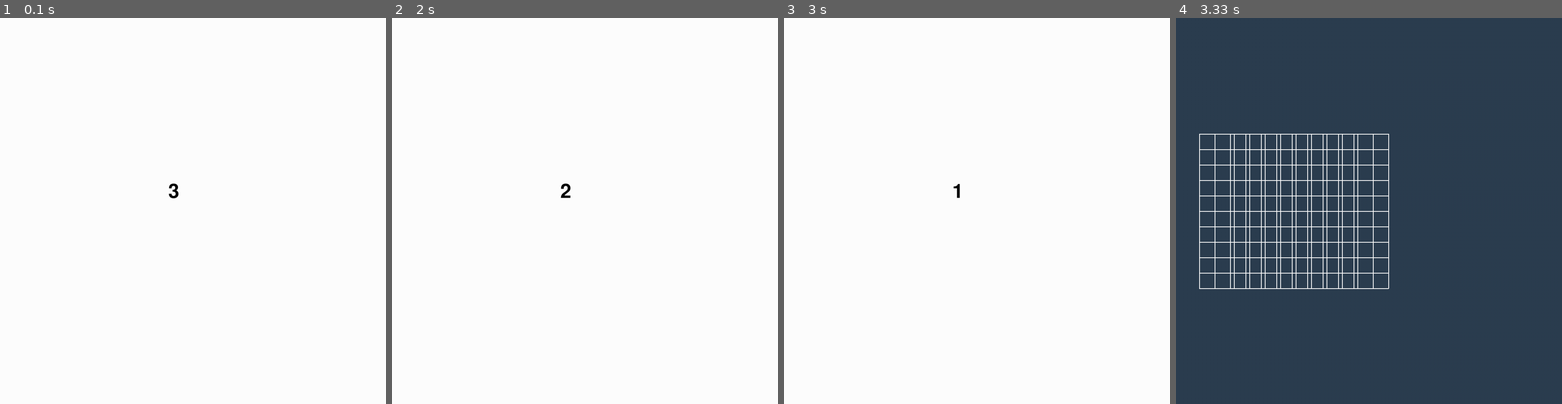
Above: before the commit, frames 1-4 (left to right).
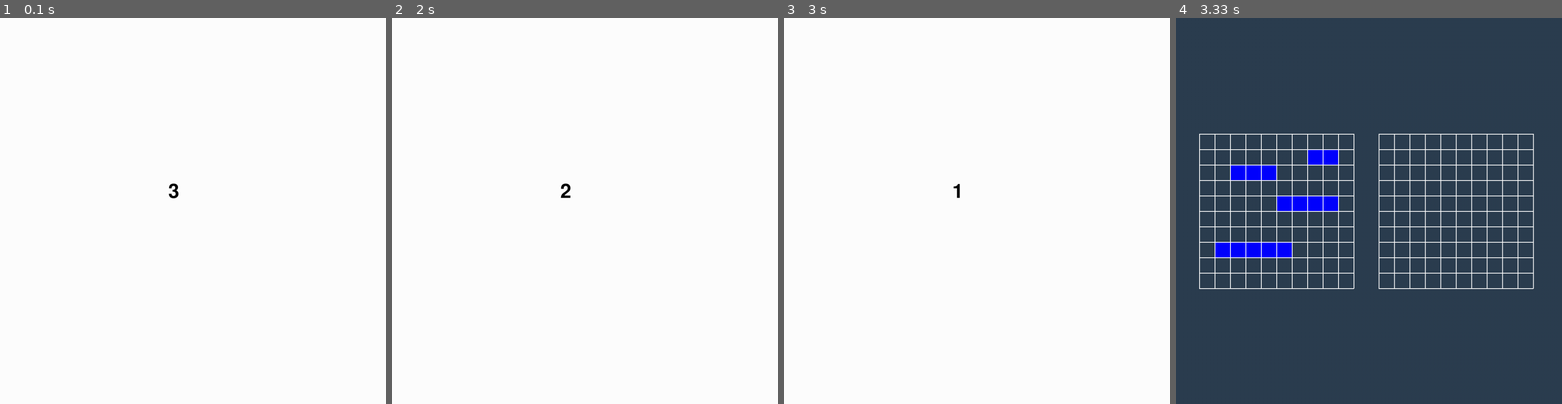
Above: after the commit, the same moments.

Repository: Marius20031/Python_pygame
Game: pygame game, started from main.py
Two runs of this game, one before a commit and one after it. Both use one fixed random seed, a clock stepped at 60 frames per second and the inputs below.
Inputs:
- Up to frame 1 (0.1 s): no input
- Up to frame 2 (2 s): no input
- Up to frame 3 (3 s): no input
- Up to frame 4 (3.33 s): no input

Frames 1-3 are identical in both runs. In frame 4, 5.4% of the frame differs, in the area x 10-93%, y 30-71%.

Commit message:
Add files via upload

Diff:
--- a/main.py
+++ b/main.py
@@ -46,7 +46,7 @@
     #move_board = True
     #if move_board==False :
     global board2_x
-    board2_x +=  cell2_size*200
+    board2_x +=  15*(cell2_size-15)
     #move_board=True
 # Main function to run the game
 global zz
@@ -78,6 +78,39 @@
         pygame.time.wait(1000)
 
     # Call your function here after the timer is finished
+
+
+# Set colors
+BLACK = (0, 0, 0)
+WHITE = (255, 255, 255)
+BLUE = (0, 0, 255)
+
+boat_width_1 = 3 * cell_size
+boat_height_1 = 1 * cell_size
+
+boat_width_2= 4 * cell_size
+boat_height_2 = 1 * cell_size
+
+boat_width_3 = 5 * cell_size
+boat_height_3 = 1 * cell_size
+# Boat dimensions
+
+boat_width_4 = 2 * cell_size
+boat_height_4 = 1 * cell_size
+
+
+# Draw boats
+def draw_boats():
+    boat1_x, boat1_y = board_x + 2 * cell_size, board_y + 2 * cell_size
+    boat2_x, boat2_y = board_x + 5 * cell_size, board_y + 4 * cell_size
+    boat3_x, boat3_y = board_x + 1 * cell_size, board_y + 7 * cell_size
+    boat4_x, boat4_y = board_x + 7 * cell_size, board_y + 1 * cell_size
+
+    pygame.draw.rect(screen, BLUE, (boat1_x, boat1_y, boat_width_1, boat_height_1))
+    pygame.draw.rect(screen, BLUE, (boat2_x, boat2_y, boat_width_2, boat_height_2))
+    pygame.draw.rect(screen, BLUE, (boat3_x, boat3_y, boat_width_3, boat_height_3))
+    pygame.draw.rect(screen, BLUE, (boat4_x, boat4_y, boat_width_4, boat_height_4))
+
 # Your function to be called after the timer
 def your_function():
     # Your function logic goes here
@@ -97,14 +130,20 @@
             if event.type == pygame.QUIT:
                 running = False
                 # conditie de iesire tre in while sa ii zic daca apesi pe x sau cv puton whatever si le fac butoane casutele
-            if initial_state==True:
-                print("a-")
-                screen.fill(Fundal)  # Fill the screen with Fundal
-                draw_board()  # Draw the boards
-                move_board2()  # Move the second board
-                pygame.display.flip()  # Update the full display Surface to the screen
-                zz = True
-                initial_state=False
+        if initial_state==True:
+            print("a-")
+            screen.fill(Fundal)  # Fill the screen with Fundal
+            #draw_board()  # Draw the boards
+            #draw_board()  # Draw the board
+            draw_boats()  # Draw boats
+            #draw_board()  # Draw the boards
+            move_board2()  # Move the second board
+
+            draw_board()  # Draw the boards
+
+            pygame.display.flip()  # Update the full display Surface to the screen
+            zz = True
+            initial_state=False
                 # de revazut de ce nu se modifica
         pygame.display.flip()  # Update the full display Surface to the screen
 
